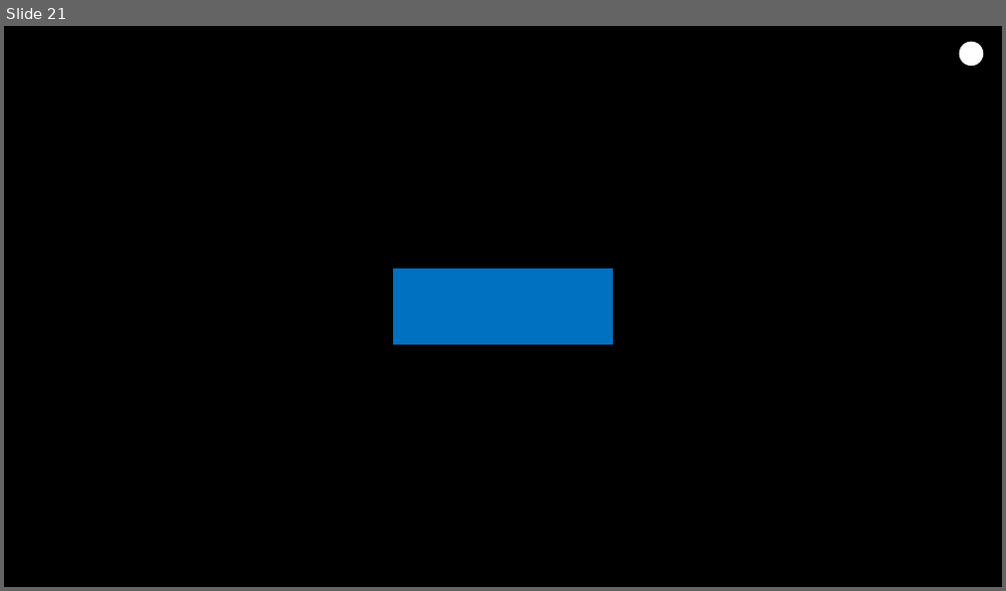
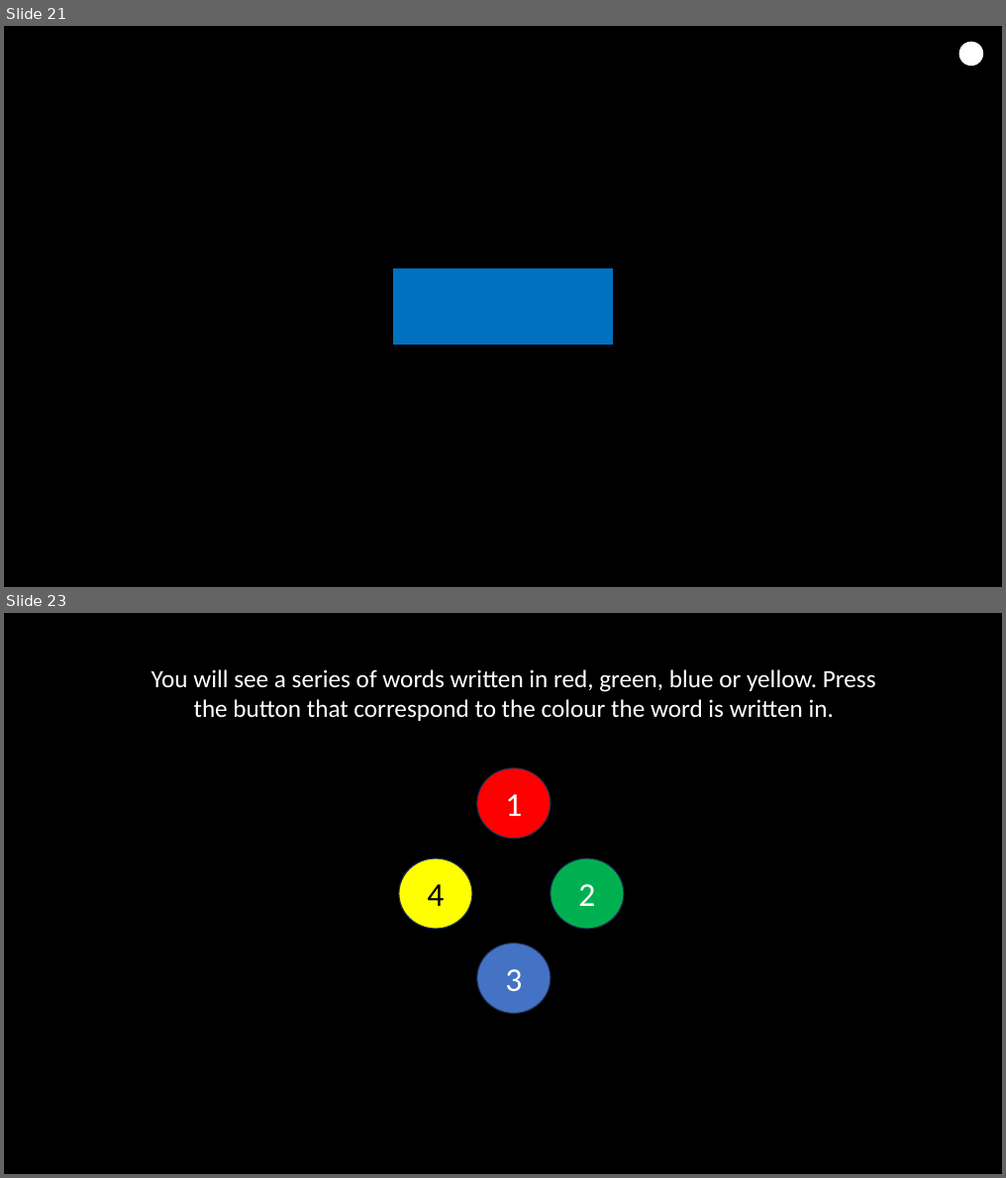
Before and after one commit to LabBench-Society/Protocols, a slide deck: docs/stroop/images/images_en.pptx. Shown one above the other, each under a label of ours: slide 21 before the commit, slides 21 and 23 after it; the slides between them are not shown. The pictures are 1006x591 and 1006x1178 pixels, drawn with LibreOffice and Linux fonts; fonts in the diff are those of the drawing. Boxes give left, top, right and bottom in pixels: in the first picture for what was removed or moved away, otherwise in the second. Text is boxed around its words. In the diff, an @@ line names an element or a change of style, - is before the commit and + after.

```diff
--- a/docs/stroop/images/images_en.pptx
+++ b/docs/stroop/images/images_en.pptx
@@ slide 23 added at (4, 613, 1002, 1174), background #000000 @@
@@ text added at (152, 669, 876, 721), 24 pt, text #FFFFFF @@
+You will see a series of words written in red, green, blue or yellow. Press the button that correspond to the colour the word is written in.
@@ ellipse added at (477, 768, 550, 839), fill #FF0000, outline #1E3256 1 pt, 32 pt, text #FFFFFF @@
+1
@@ ellipse added at (399, 859, 472, 929), fill #FFFF00, outline #1E3256 1 pt, 32 pt, text #000000 @@
+4
@@ ellipse added at (550, 859, 624, 929), fill #00B050, outline #1E3256 1 pt, 32 pt, text #FFFFFF @@
+2
@@ ellipse added at (477, 943, 550, 1014), fill #4472C4, outline #1E3256 1 pt, 32 pt, text #FFFFFF @@
+3
```
Also in this commit, not shown: 1 other slide added, 2 slides removed, 29 other files.
